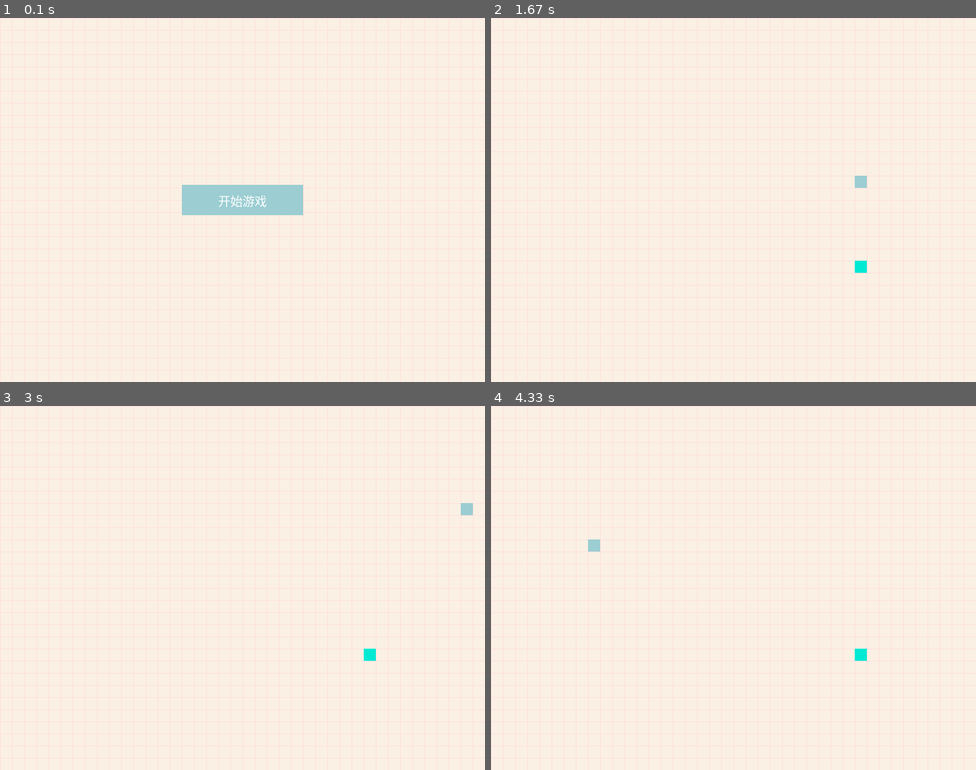
Above: before the commit, frames 1-4 (two rows, left to right).
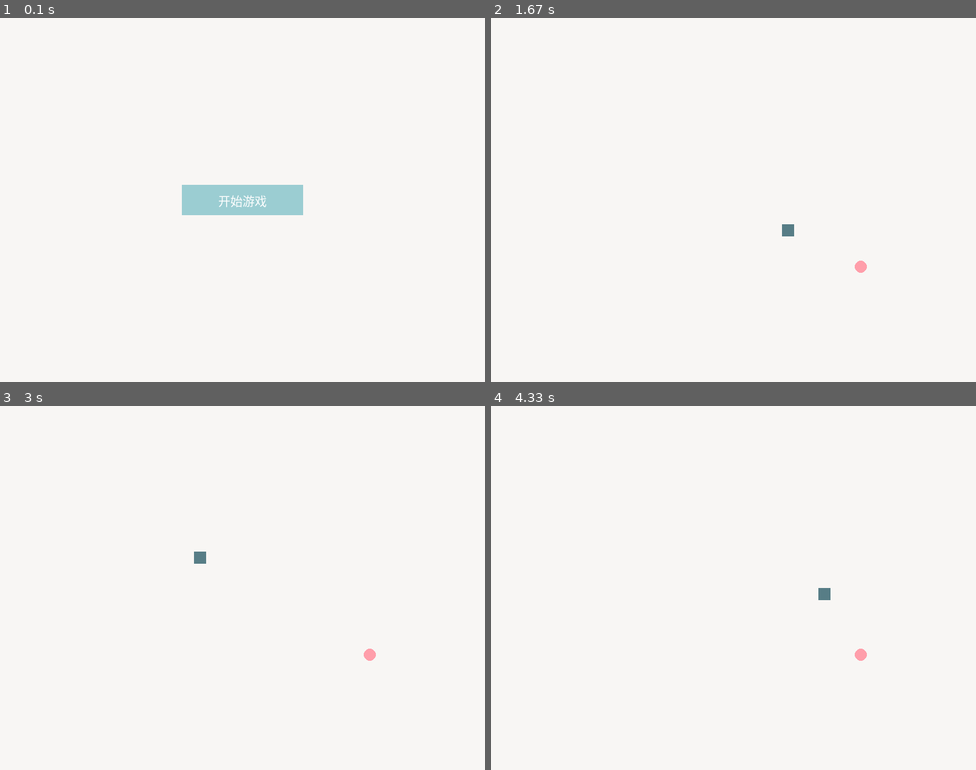
Above: after the commit, the same moments.

Repository: qzq1111/py-game-collection
Game: pygame game, started from greedy_snake/greedy_snake.py
Same seed, same stepped clock (60 frames per second), same inputs: the game is played once before the commit and once after it.
Inputs (mouse positions are in pixels of both pictures, inside the frame that each line leads up to):
- Up to frame 1 (0.1 s): no input
- Up to frame 2 (1.67 s): click "开始游戏" at 0.43 s; hold W 0.67-1.13 s; hold Right 0.67-1.13 s; move the mouse to (714, 214) at 0.7 s; tap S at 1.17 s; tap A at 1.57 s
- Up to frame 3 (3 s): hold Up 2.47-2.93 s; hold Right from 2.97 s (still down)
- Up to frame 4 (4.33 s): release Right at 3.43 s; hold Down from 4.03 s (still down)

The runs differ from the first frame. In frame 2, 0.2% of the frame differs, in the area x 60-78%, y 43-70%; in frame 3, 0.2%; in frame 4, 0.2%.

Commit message:
调整界面内容，添加碰墙检查，吃自己检查

Diff:
--- a/greedy_snake/greedy_snake.py
+++ b/greedy_snake/greedy_snake.py
@@ -1,33 +1,18 @@
 import random
-
 import pygame
-import time
 import pygame.font
 
-"""
-色卡：
-250,240,228 背景色
-
-155,205,210
-
-255,133,81
-
-255, 222, 222
-"""
-
-BACKGROUND_COLOR = (250, 240, 228)  # 背景色
-LINE_COLOR = (255, 222, 222)  # 线条颜色
+BACKGROUND_COLOR = (248, 246, 244)  # 背景色
 BUTTON_COLOR = (155, 205, 210)  # 按钮颜色
 BUTTON_ACTIVE_COLOR = (255, 133, 81)  # 按钮激活颜色
 TEXT_COLOR = (255, 255, 255)  # 文字颜色
-SNAKE_COLOR = (155, 205, 210)  # 蛇🐍颜色
+SNAKE_COLOR = (87, 125, 134)  # 🐍头颜色
+SNAKE_BODY_COLOR = (135, 203, 185)  # 🐍身体颜色
 SNAKE_MOVE_UP = "UP"  # 🐍向上移动
 SNAKE_MOVE_DOWN = "DOWN"  # 🐍向下移动
 SNAKE_MOVE_LEFT = "LEFT"  # 🐍向左移动
 SNAKE_MOVE_RIGHT = "RIGHT"  # 🐍向右移动
 
-
-# 贪吃蛇🐍
 
 class Location(object):
 
@@ -62,25 +47,58 @@
         :param key:
         :return:
         """
-        if key == pygame.K_RIGHT:
+        if key == pygame.K_RIGHT or key == pygame.K_d:
             if self.move_direction != SNAKE_MOVE_LEFT:
                 self.move_direction = SNAKE_MOVE_RIGHT
-        elif key == pygame.K_LEFT:
+        elif key == pygame.K_LEFT or key == pygame.K_a:
             if self.move_direction != SNAKE_MOVE_RIGHT:
                 self.move_direction = SNAKE_MOVE_LEFT
-        elif key == pygame.K_UP:
+        elif key == pygame.K_UP or key == pygame.K_w:
             if self.move_direction != SNAKE_MOVE_DOWN:
                 self.move_direction = SNAKE_MOVE_UP
-        elif key == pygame.K_DOWN:
+        elif key == pygame.K_DOWN or key == pygame.K_s:
             if self.move_direction != SNAKE_MOVE_UP:
                 self.move_direction = SNAKE_MOVE_DOWN
         return
 
     def draw(self):
         for item in self.location:
-            grid_surface = pygame.Surface((self.cell_size, self.cell_size))
-            grid_surface.fill(SNAKE_COLOR)
-            self.screen.blit(grid_surface, (item.x, item.y))
+            surface = pygame.Surface((self.cell_size, self.cell_size))
+            surface.fill(SNAKE_BODY_COLOR)
+            self.screen.blit(surface, (item.x, item.y))
+        else:
+            surface = pygame.Surface((self.cell_size, self.cell_size))
+            surface.fill(SNAKE_COLOR)
+            self.screen.blit(surface, (self.head.x, self.head.y))
+
+    def check_is_wall(self):
+        """
+        检测是否撞墙
+        :return:
+        """
+        if self.head.x > self.screen.get_width():
+            return True
+
+        if self.head.x < 0:
+            return True
+
+        if self.head.y > self.screen.get_height():
+            return True
+
+        if self.head.y < 0:
+            return True
+
+        return False
+
+    def check_eat_self(self):
+        """
+        检测是吃到自己了
+        :return:
+        """
+        for item in self.location[:-1]:
+            if item.x == self.head.x and item.y == self.head.y:
+                return True
+        return False
 
     def move(self, food):
 
@@ -94,19 +112,6 @@
         # 🐍头坐标变化位置
         self.head.x += x_change * self.cell_size
         self.head.y += y_change * self.cell_size
-
-        if self.head.x > self.screen.get_width():
-            self.head.x = 0
-
-        if self.head.x < 0:
-            self.head.x = self.screen.get_width()
-
-        if self.head.y > self.screen.get_height():
-            self.head.y = 0
-
-        if self.head.y < 0:
-            self.head.y = self.screen.get_height()
-
         self.location.append(Location(self.head.x, self.head.y))
 
         # 如果位置内容大于当前🐍的长度，就移除第一个位置数据
@@ -119,6 +124,13 @@
             food.reset()
 
         self.draw()
+
+    def rest(self):
+        self.location = []  # 🐍的位置信息
+        self.head = Location(*self.screen.get_rect().center)  # 🐍头位置
+        self.location.append(self.head)
+        self.length = 1  # 🐍长度
+        self.move_direction = SNAKE_MOVE_UP  # 🐍移动方向
 
 
 class Food(object):
@@ -130,9 +142,11 @@
         self.reset()
 
     def draw(self):
-        grid_surface = pygame.Surface((self.cell_size, self.cell_size))
-        grid_surface.fill((0, 233, 211))
-        self.screen.blit(grid_surface, (self.location.x, self.location.y))
+        surface = pygame.Surface((self.cell_size, self.cell_size))
+        surface.fill(BACKGROUND_COLOR)
+        pygame.draw.circle(surface, (255, 158, 170), (10, 10), 10)
+
+        self.screen.blit(surface, (self.location.x, self.location.y))
 
     def reset(self):
         # 重置当前实物位置
@@ -190,12 +204,6 @@
         """
         surface = pygame.Surface((self.width, self.height))
         surface.fill(BACKGROUND_COLOR)
-
-        for x in range(0, self.width, self.cell_size):
-            pygame.draw.line(surface, LINE_COLOR, (x, 0), (x, self.height))
-        for y in range(0, self.height, self.cell_size):
-            pygame.draw.line(surface, LINE_COLOR, (0, y), (self.width, y))
-
         self.screen.blit(surface, (0, 0))
         return
 
@@ -225,10 +233,11 @@
             if event.type == pygame.QUIT:
                 self.done = True
             elif event.type == pygame.KEYDOWN:
-                if event.key in [pygame.K_RIGHT, pygame.K_LEFT, pygame.K_UP, pygame.K_DOWN]:
+                if event.key in [pygame.K_RIGHT, pygame.K_LEFT, pygame.K_UP, pygame.K_DOWN,
+                                 pygame.K_a, pygame.K_w, pygame.K_s, pygame.K_d]:
                     self.snake.update_move_direction(event.key)
             elif event.type == pygame.MOUSEBUTTONDOWN:
-                # 鼠标按下，
+                # 鼠标按下
                 mouse_x, mouse_y = pygame.mouse.get_pos()
                 self.handle_play_mouse(mouse_x, mouse_y)
             elif event.type == pygame.MOUSEMOTION:
@@ -250,6 +259,12 @@
             return
         self.button.is_active = self.button.rect.collidepoint(mouse_x, mouse_y)
 
+    def game_over(self):
+        self.status = False  # 重置游戏状态
+        self.button.is_hidden = False  # 显示开始按钮
+        self.food.reset()  # 重置食物位置
+        self.snake.rest()  # 重置🐍状态
+
     def run(self):
 
         while not self.done:
@@ -262,6 +277,9 @@
                 self.snake.move(self.food)
                 # 绘制食物位置
                 self.food.draw()
+                # 检测🐍是否还存活
+                if self.snake.check_is_wall() or self.snake.check_eat_self():
+                    self.game_over()
 
             pygame.display.update()
             self.fps_clock.tick(self.fps)
